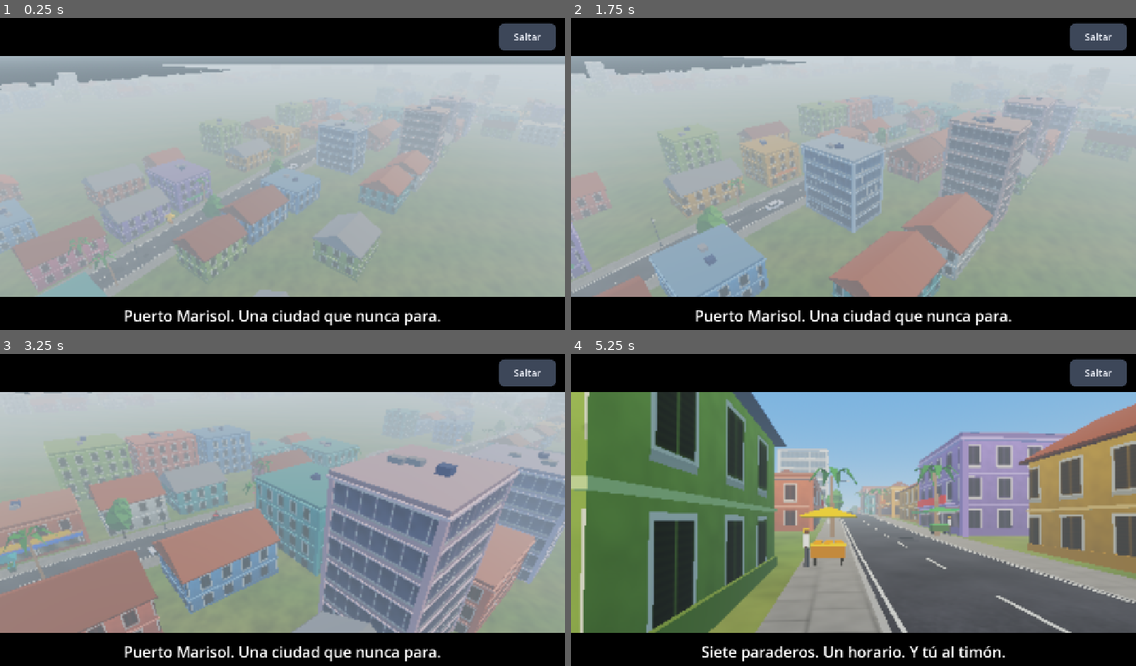
Above: before the commit, frames 1-4 (two rows, left to right).
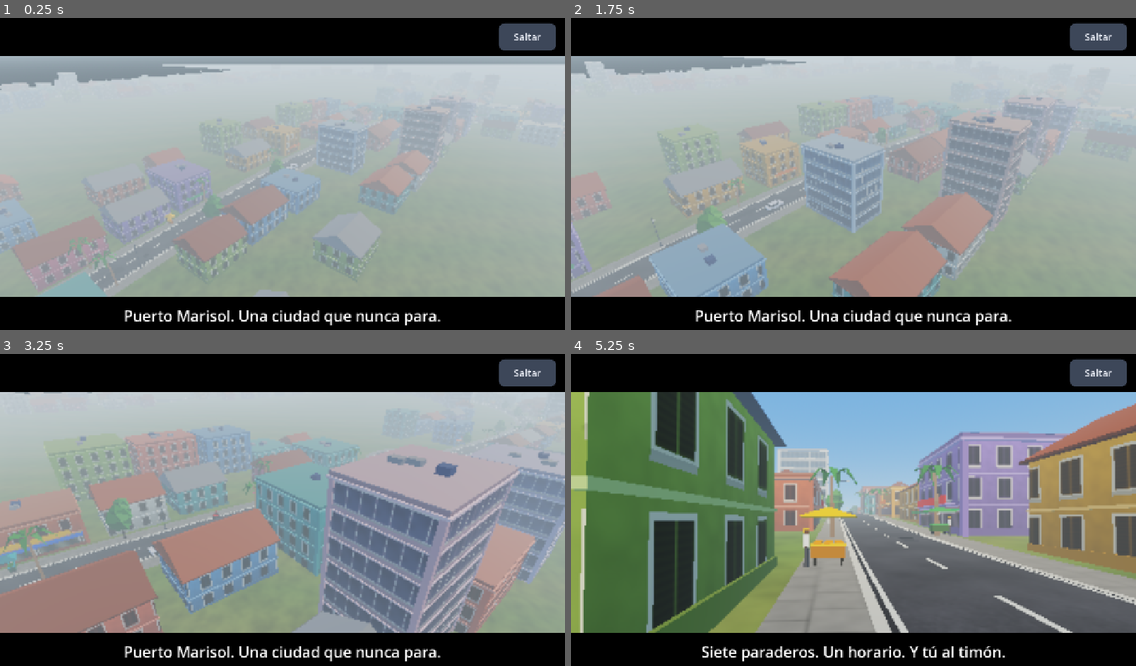
Above: after the commit, the same moments.

Repository: farestagegames/buseta
Game: Godot game, scene res://scenes/main/city_shift.tscn
The game is run twice, just before and just after one commit, with the same random seed, the same clock (stepped at 60 frames per second) and the same inputs. This scene is started directly instead of the project's main scene. Sound files missing from this copy of the repository are replaced by a short silence.
Inputs (mouse positions are in pixels of both pictures, inside the frame that each line leads up to):
- Up to frame 1 (0.25 s): no input
- Up to frame 2 (1.75 s): tap Enter at 0.5 s; move the mouse to (977, 161) at 0.52 s; hold D 0.53-1.25 s; hold Shift 0.53-1.25 s; click (977, 161) at 0.67 s; tap Space at 0.77 s; drag from (740, 192) to (825, 239) at 1.27 s
- Up to frame 3 (3.25 s): move the mouse to (339, 441) at 2.02 s; hold D 2.03-2.75 s; tap Ctrl at 2.1 s; drag from (254, 575) to (113, 466) at 2.77 s
- Up to frame 4 (5.25 s): move the mouse to (1023, 559) at 3.52 s; hold A 3.53-4.25 s; tap F at 3.6 s; tap Space at 3.77 s; drag from (684, 466) to (768, 432) at 4.27 s; move the mouse to (881, 513) at 5.02 s; hold S from 5.03 s (still down); tap R at 5.1 s; click (881, 513) at 5.17 s

The runs differ from the first frame. In frame 1, less than 0.1% of the frame differs, in the area x 15-53%, y 44-87%; in frame 2, less than 0.1%; in frame 3, less than 0.1%; in frame 4, 0.9%, in the area x 47-100%, y 51-90%.

Commit message:
Make kerbs and road paint chunkier: a wider light kerb with a dark gutter line, yellow kerbs at bus bays, and fatter lane dashes.
Co-Authored-By: Claude Opus 5.5 <noreply@anthropic.com>

Diff:
--- a/scripts/world/city_builder.gd
+++ b/scripts/world/city_builder.gd
@@ -29,7 +29,8 @@
 const ASPHALT_PATCH := Color(0.27, 0.27, 0.29)
 const BUSWAY := Color(0.62, 0.3, 0.24) ## Dedicated bus lanes are painted red.
 const PAVEMENT := Color(0.62, 0.61, 0.59)
-const KERB := Color(0.72, 0.71, 0.68)
+const KERB := Color(0.86, 0.85, 0.8)
+const GUTTER := Color(0.22, 0.22, 0.24) ## A dark line where the road meets the kerb, as if it stood proud.
 const LINE := Color(0.92, 0.92, 0.88)
 const YELLOW := Color(0.95, 0.78, 0.18)
 const TANK_BLUE := Color(0.16, 0.28, 0.48)
@@ -327,7 +328,10 @@
 			_build_island(position, island)
 	for road: Dictionary in _network.roads.values():
 		_ribbon(_pavements, road, -PAVEMENT_OUTER, PAVEMENT_OUTER, LIFT_PAVEMENT, PAVEMENT)
-		_ribbon(_lines, road, -RoadNetwork.ROAD_HALF_WIDTH - 0.2, RoadNetwork.ROAD_HALF_WIDTH + 0.2, LIFT_KERB, KERB)
+		_ribbon(_lines, road, -RoadNetwork.ROAD_HALF_WIDTH - 0.35, RoadNetwork.ROAD_HALF_WIDTH + 0.35, LIFT_KERB, KERB)
+		for side: float in [-1.0, 1.0]:
+			var edge := RoadNetwork.ROAD_HALF_WIDTH * side
+			_ribbon(b, road, minf(edge, edge - 0.18 * side), maxf(edge, edge - 0.18 * side), LIFT_ROAD + 0.006, GUTTER)
 		var surface := BUSWAY if road["busway"] else ASPHALT
 		_ribbon(b, road, -RoadNetwork.ROAD_HALF_WIDTH, RoadNetwork.ROAD_HALF_WIDTH, LIFT_ROAD, surface)
 		_road_wear(b, road)
@@ -390,12 +394,12 @@
 	var along := start_gap + 6.0
 	var length: float = road["length"]
 	while along < length - end_gap - 6.0:
-		_strip(_lines, road["id"], along, along + 3.0, -0.07, 0.07, LINE)
+		_strip(_lines, road["id"], along, along + 3.0, -0.11, 0.11, LINE)
 		along += 7.0
 	for lateral: float in [-3.5, 3.5]:
 		var at := start_gap
 		while at < length - end_gap:
-			_strip(_lines, road["id"], at, minf(at + 6.0, length - end_gap), lateral - 0.06, lateral + 0.06, LINE)
+			_strip(_lines, road["id"], at, minf(at + 6.0, length - end_gap), lateral - 0.09, lateral + 0.09, LINE)
 			at += 6.0
 
 
@@ -453,7 +457,7 @@
 	_taper(b, stop.road, to, to + RoadNetwork.BAY_TAPER, inner, outer)
 	_strip(_pavements, stop.road, from, to, minf(outer, walk), maxf(outer, walk), PAVEMENT, LIFT_PAVEMENT + 0.005)
 	var kerb := (edge + depth + 0.1) * side
-	_strip(_lines, stop.road, from, to, kerb - 0.15, kerb + 0.15, KERB, LIFT_BAY + 0.005)
+	_strip(_lines, stop.road, from, to, kerb - 0.2, kerb + 0.2, YELLOW, LIFT_BAY + 0.005)
 	# Painted bus box with zigzag entry lines.
 	var line := (edge + depth - 0.25) * side
 	_strip(_lines, stop.road, from + 1.0, to - 1.0, line - 0.09, line + 0.09, YELLOW)
